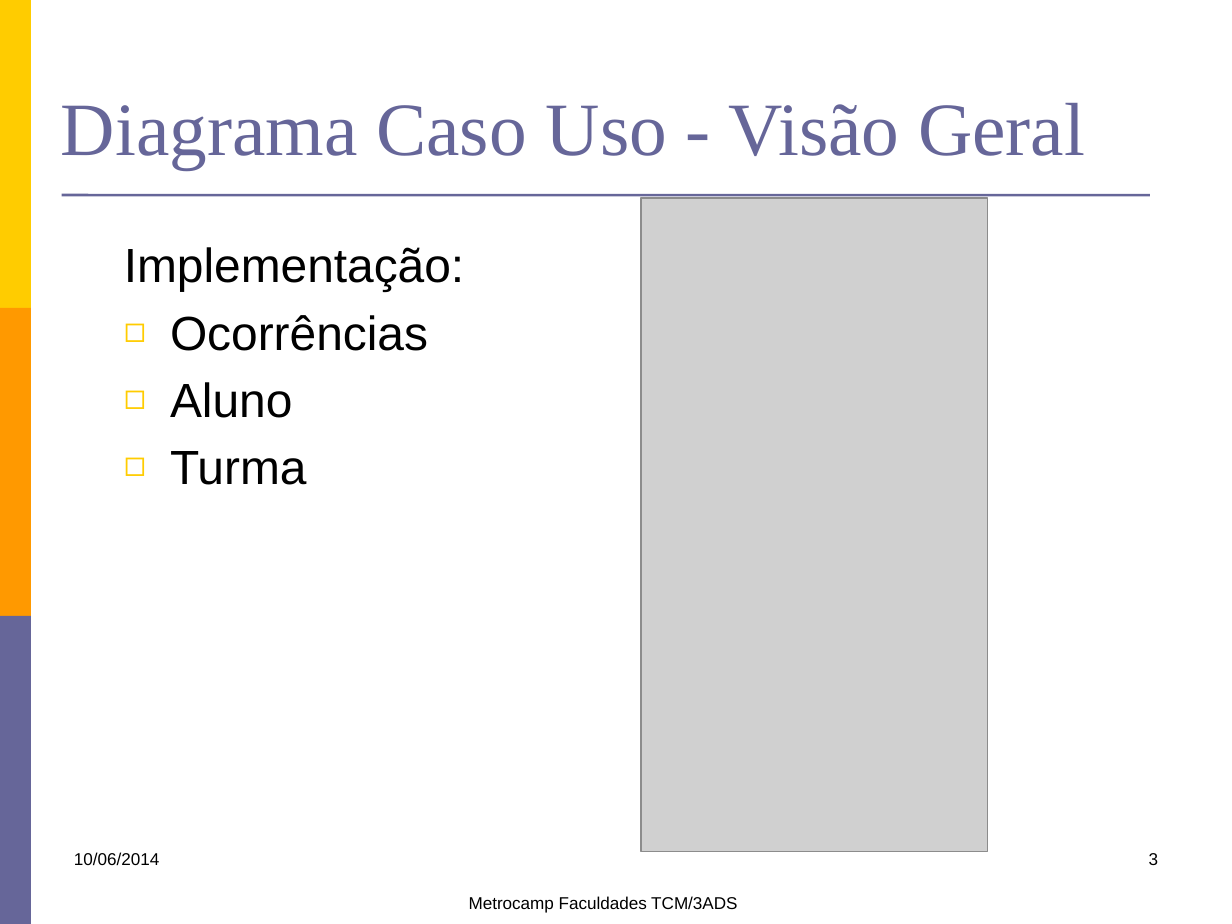
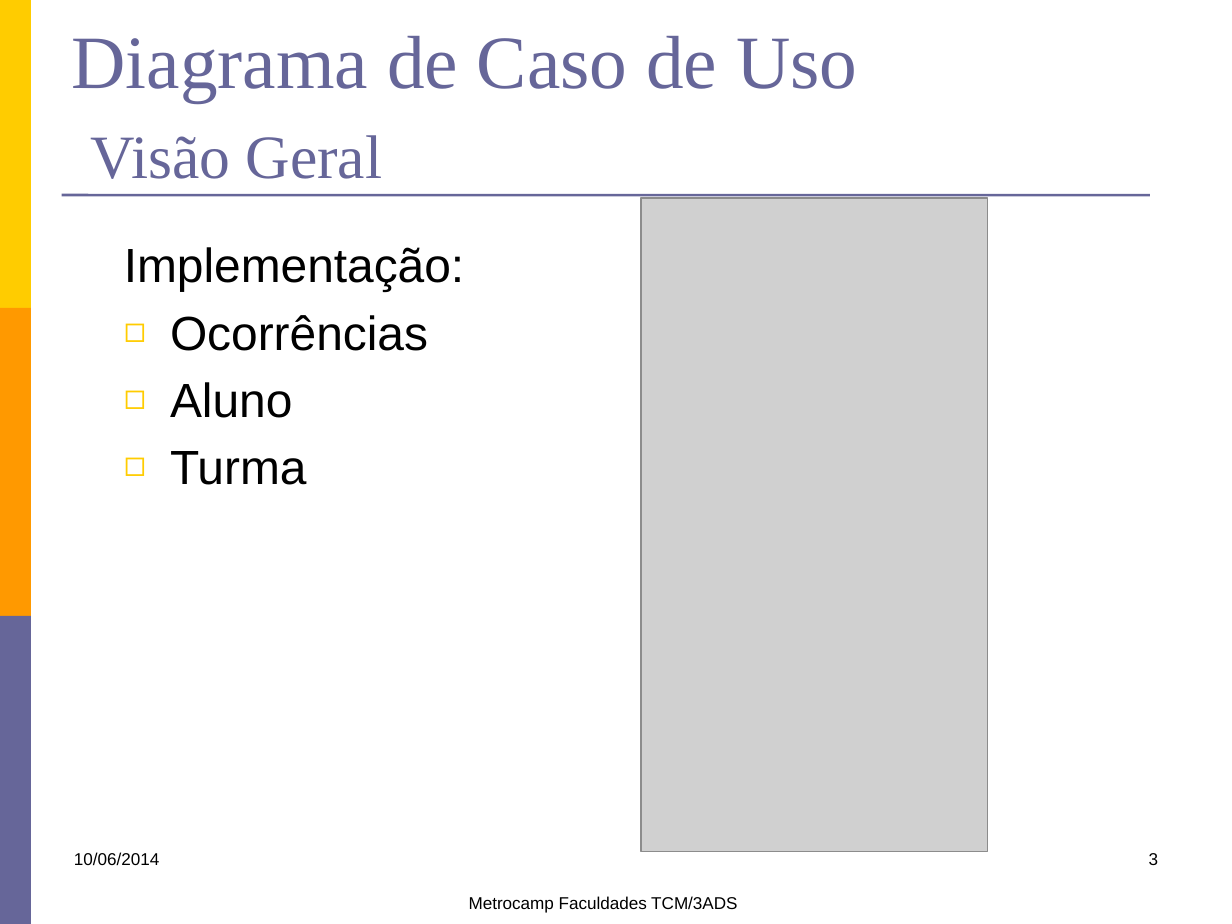
Before and after one commit to lfernandobra/pi5g1s14, a slide deck: slide 3 of documentacao/G5_Apresentacao1sem2014.pptx. Drawn at 1232x924 pixels with LibreOffice and Linux fonts; fonts in the diff are those of the drawing; grey boxes stand for pictures. Boxes give left, top, right and bottom in pixels: in the first picture for what was removed or moved away, otherwise in the second. Text is boxed around its words. In the diff, an @@ line names an element or a change of style, - is before the commit and + after.

Commit message:
Inseri os diagramas de classes e comunicação de Alunos e refinei algumas coisas da apresentação

```diff
--- a/documentacao/G5_Apresentacao1sem2014.pptx
+++ b/documentacao/G5_Apresentacao1sem2014.pptx
@@ title at box(72, 36, 857, 179): text changed @@
-Diagrama Caso Uso - Visão Geral
+Diagrama de Caso de Uso
+Visão Geral
```
Also in this commit, not shown: 4 other slides changed, 6 slides added.
